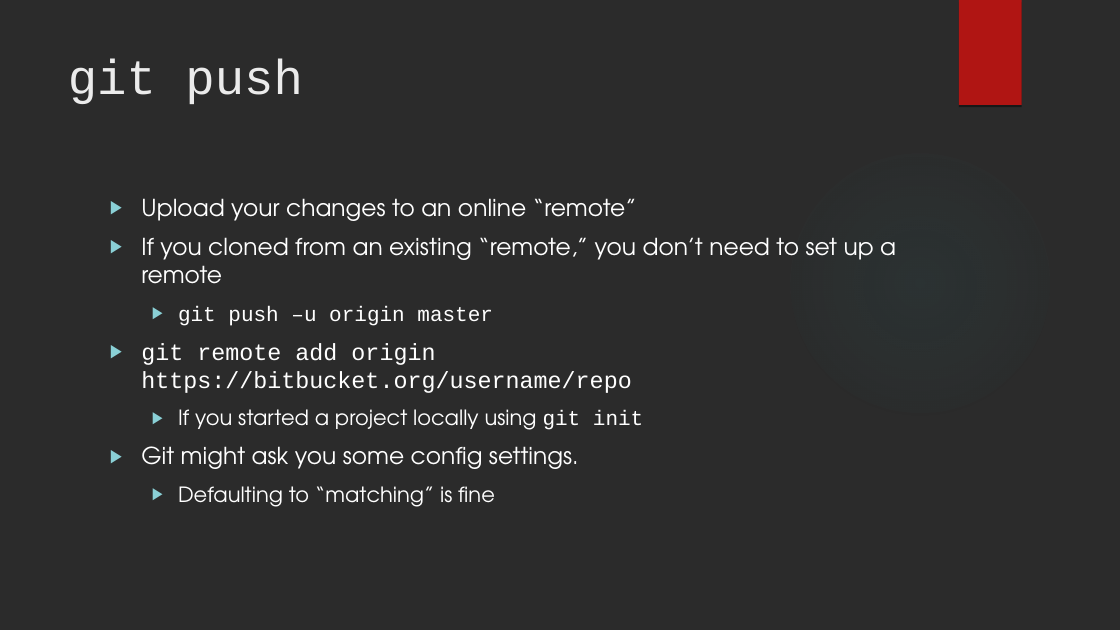
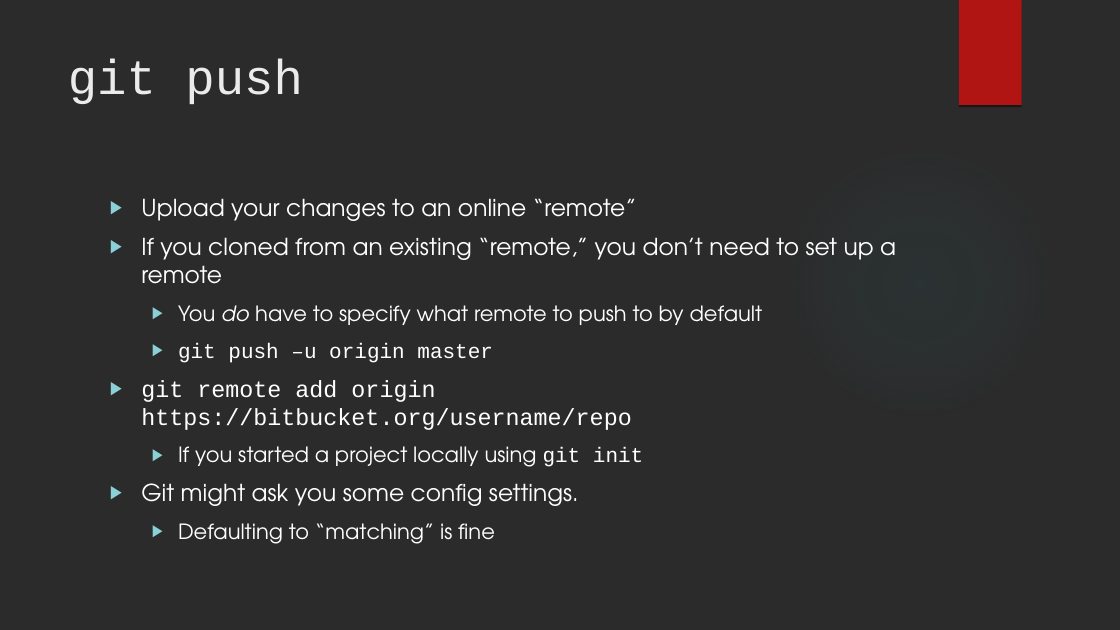
Before and after one commit to dvdmuckle/git101, a slide deck: slide 11 of Git 101.odp. Drawn at 1120x630 pixels with LibreOffice and Linux fonts; fonts in the diff are those of the drawing; background and template pictures are left out; a plain dark background stands for a picture behind light text. Boxes give left, top, right and bottom in pixels: in the first picture for what was removed or moved away, otherwise in the second. Text is boxed around its words. In the diff, an @@ line names an element or a change of style, - is before the commit and + after.

```diff
--- a/Git 101.odp
+++ b/Git 101.odp
@@ text at [178,305,763,325]: paragraph added @@
+  ▶ You do have to specify what remote to push to by default
```
Also in this commit, not shown: 4 other slides changed.
